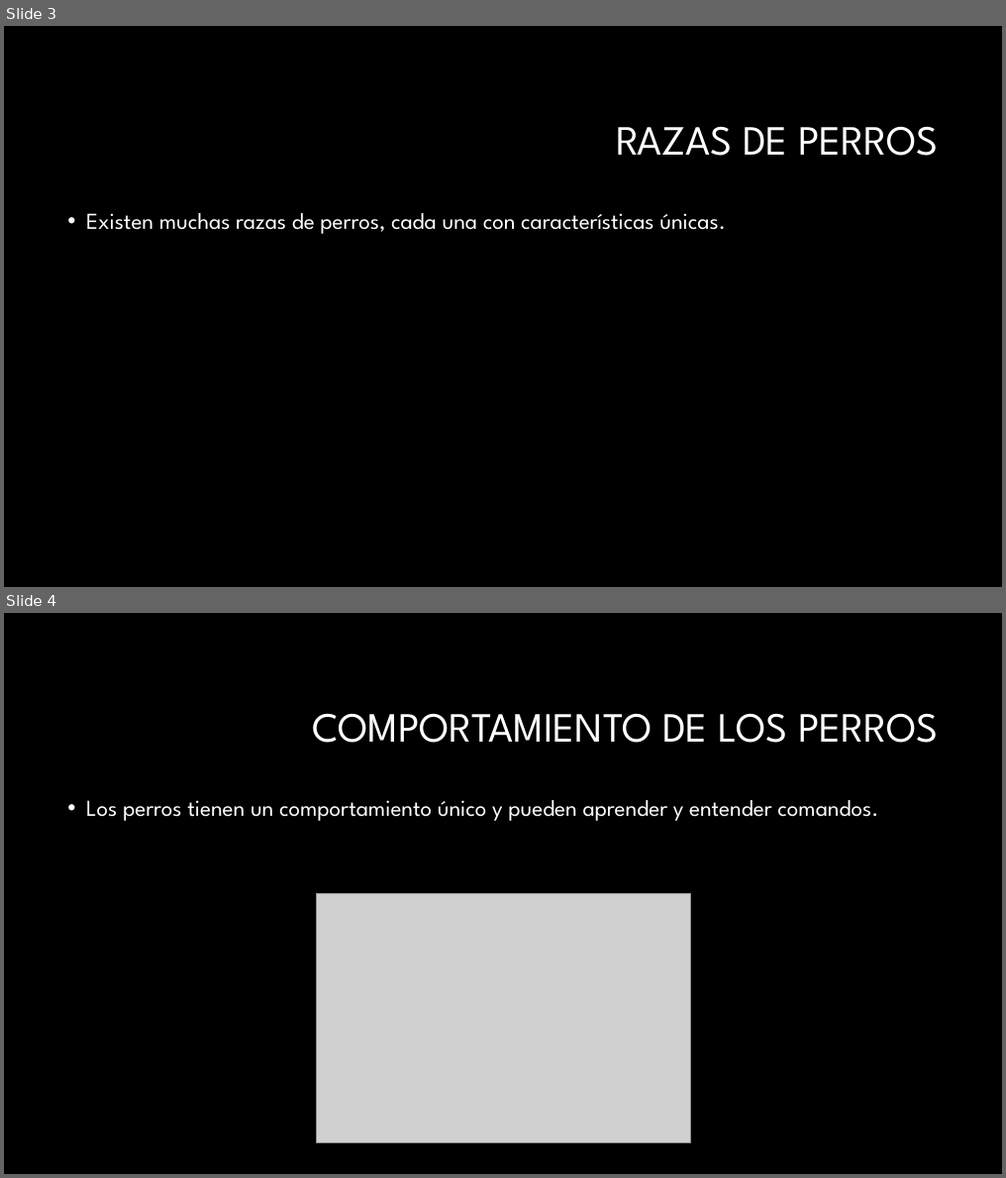
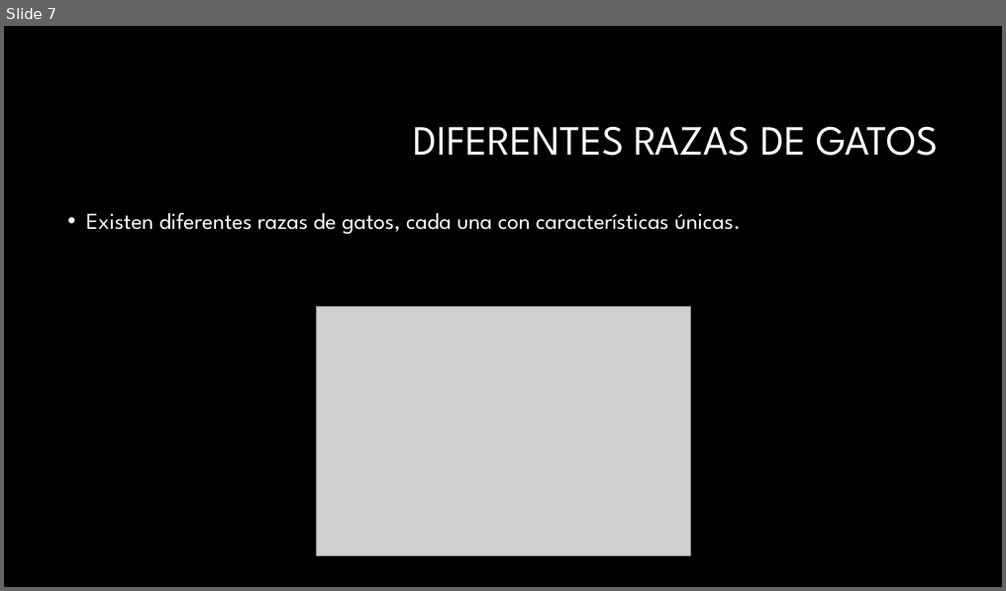
Before and after one commit to JorgeSotoAudelo/AI_PresentationGenerator, a slide deck: app/temp/output.pptx. Shown one above the other, each under a label of ours: slides 3 and 4 before the commit, slide 7 after it. The pictures are 1006x1178 and 1006x591 pixels, drawn with LibreOffice and Linux fonts; fonts in the diff are those of the drawing; grey boxes stand for pictures; background and template pictures are left out. Boxes give left, top, right and bottom in pixels: in the first picture for what was removed or moved away, otherwise in the second. Text is boxed around its words. In the diff, an @@ line names an element or a change of style, - is before the commit and + after.

```diff
--- a/app/temp/output.pptx
+++ b/app/temp/output.pptx
@@ slide 4 removed at box(4, 613, 1002, 1174), background #000000 @@
@@ title removed at box(312, 713, 938, 743) @@
-COMPORTAMIENTO DE LOS PERROS
@@ text removed at box(86, 800, 878, 821) @@
-• Los perros tienen un comportamiento único y pueden aprender y entender comandos.
@@ picture removed at box(316, 894, 690, 1143) @@
@@ what was slide 3 is now slide 7 @@
@@ slide 7 changed as well @@
@@ title at box(414, 126, 938, 156): text changed @@
-RAZAS DE PERROS
+DIFERENTES RAZAS DE GATOS
@@ text at box(86, 213, 741, 234): text changed @@
-• Existen muchas razas de perros, cada una con características únicas.
+• Existen diferentes razas de gatos, cada una con características únicas.
@@ picture added at box(316, 307, 690, 556) @@
```
Also in this commit, not shown: 3 other slides changed, 2 slides added, 1 other slide removed.
